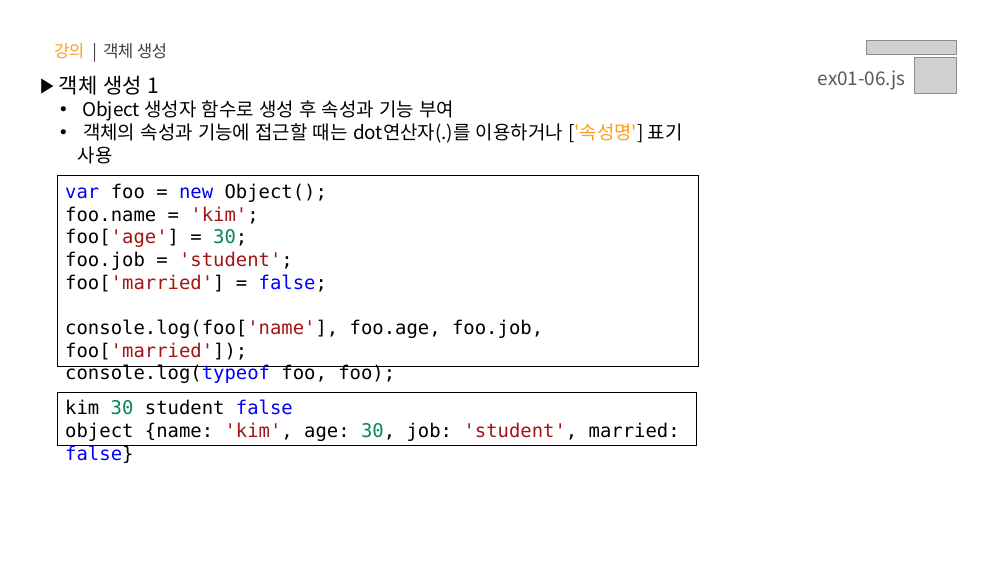
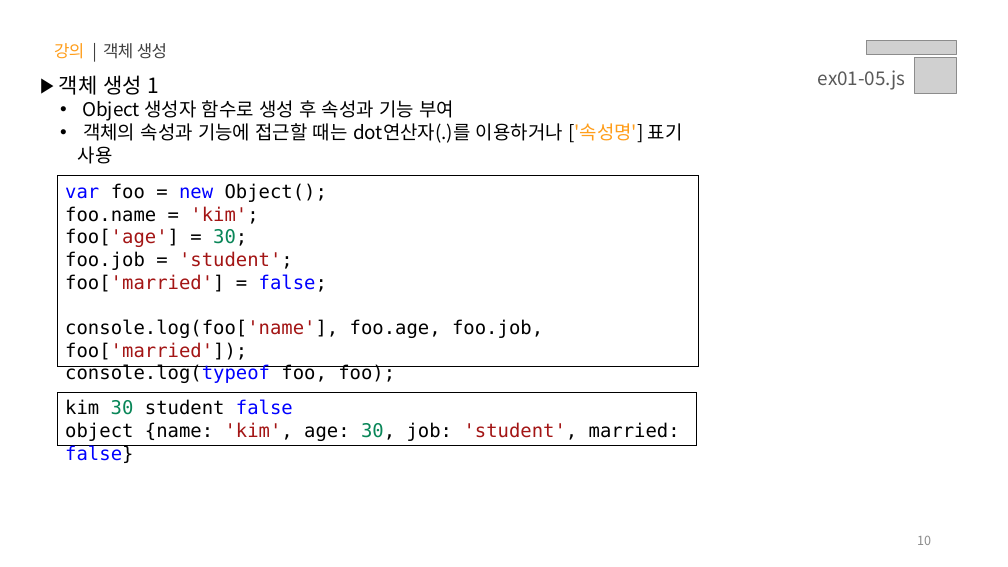
Before and after one commit to s-ja/lion_plus, a slide deck: slide 10 of PPT/01.자바스크립트 - 데이터 타입.pptx. Drawn at 1008x567 pixels with LibreOffice and Linux fonts; fonts in the diff are those of the drawing; grey boxes stand for pictures. Boxes give left, top, right and bottom in pixels: in the first picture for what was removed or moved away, otherwise in the second. Text is boxed around its words. In the diff, an @@ line names an element or a change of style, - is before the commit and + after.

```diff
--- a/PPT/01.자바스크립트 - 데이터 타입.pptx
+++ b/PPT/01.자바스크립트 - 데이터 타입.pptx
@@ text at [818, 70, 906, 90]: text changed @@
-ex01-06.js
+ex01-05.js
@@ page number added at [917, 536, 931, 545], 12 pt, text #8C8C8C @@
+10
```
Also in this commit, not shown: 24 other slides changed.
